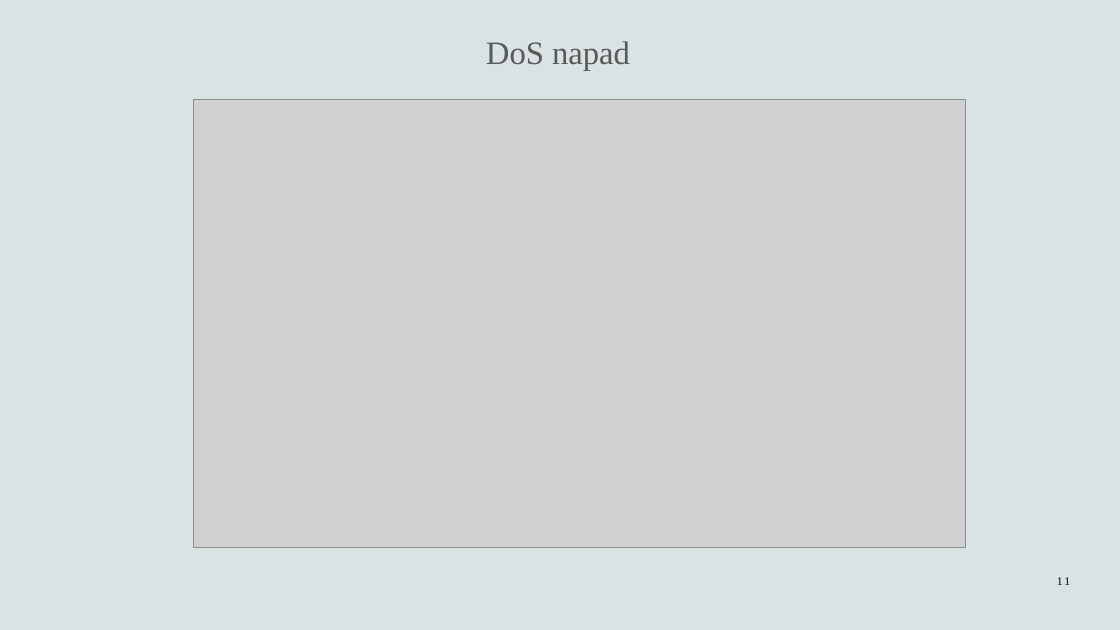
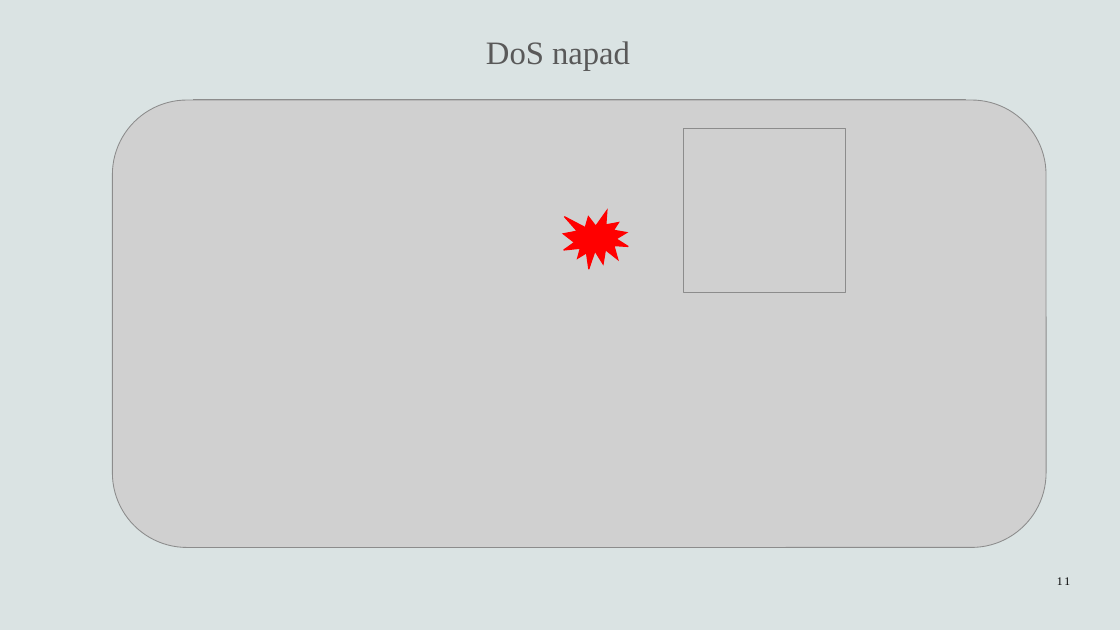
Before and after one commit to n-vojin/Zastita-tim7, a slide deck: slide 11 of Prezentacija/Prezentacija.pptx. Drawn at 1120x630 pixels with LibreOffice and Linux fonts; fonts in the diff are those of the drawing; grey boxes stand for pictures. Boxes give left, top, right and bottom in pixels: in the first picture for what was removed or moved away, otherwise in the second. Text is boxed around its words. In the diff, an @@ line names an element or a change of style, - is before the commit and + after.

```diff
--- a/Prezentacija/Prezentacija.pptx
+++ b/Prezentacija/Prezentacija.pptx
@@ picture added at (113,100,1047,548) @@
@@ picture added at (683,129,845,292) @@
@@ irregular seal added at (564,211,628,270), fill #FF0000, outline #FF0000 1 pt @@
```
Also in this commit, not shown: 1 other slide changed, 1 slide added, 1 slide removed.
